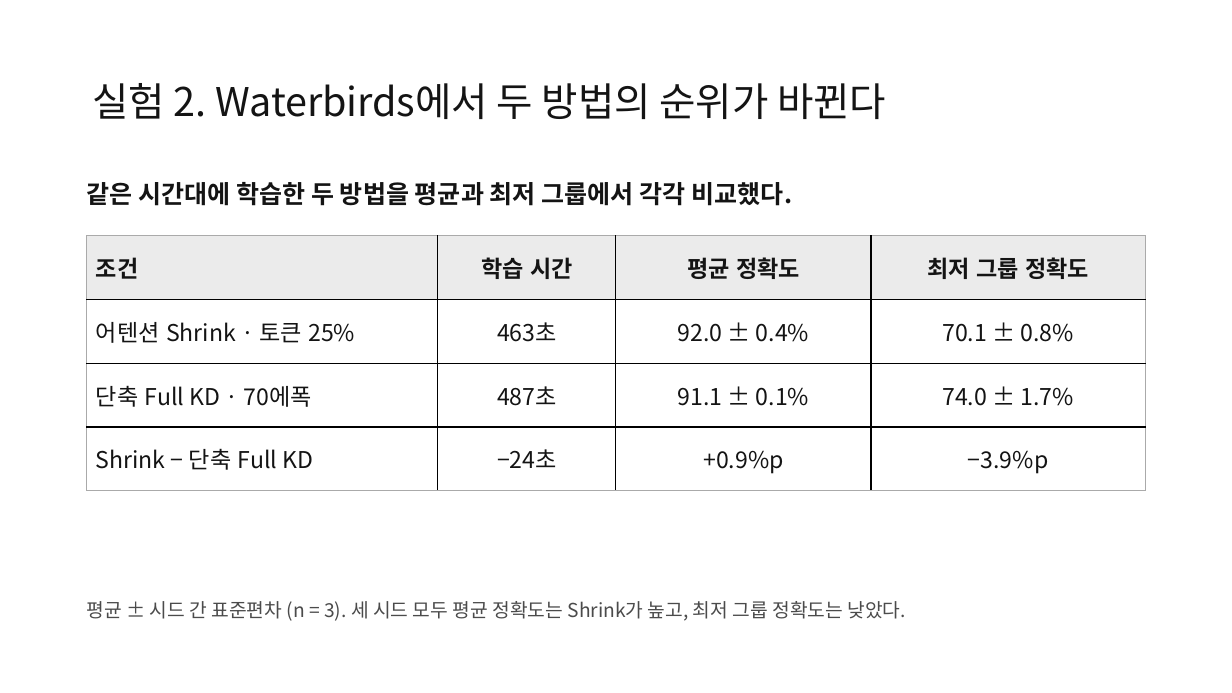
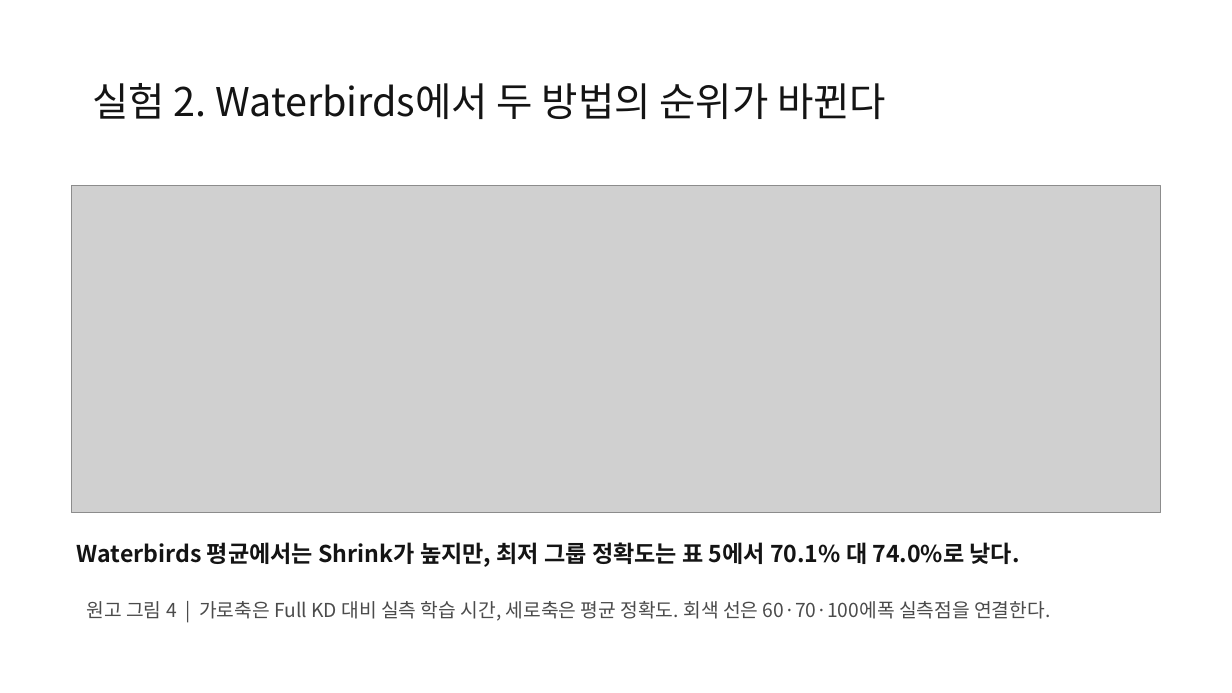
Before and after one commit to jeehoo0507/Efficient-KD-for-Vision, a slide deck: slide 10 of presentations/vision-kd-seminar/EKD-seminar.pptx. Drawn at 1232x693 pixels with LibreOffice and Linux fonts; fonts in the diff are those of the drawing; grey boxes stand for pictures. Boxes give left, top, right and bottom in pixels: in the first picture for what was removed or moved away, otherwise in the second. Text is boxed around its words. In the diff, an @@ line names an element or a change of style, - is before the commit and + after.

```diff
--- a/presentations/vision-kd-seminar/EKD-seminar.pptx
+++ b/presentations/vision-kd-seminar/EKD-seminar.pptx
@@ picture added at [71,186,1161,513] @@
@@ text removed at [87,182,792,206] @@
-같은 시간대에 학습한 두 방법을 평균과 최저 그룹에서 각각 비교했다.
@@ table removed at [87,236,1146,491], 4 rows, 4 columns @@
-조건 | 학습 시간 | 평균 정확도 | 최저 그룹 정확도
-어텐션 Shrink · 토큰 25% | 463초 | 92.0 ± 0.4% | 70.1 ± 0.8%
-단축 Full KD · 70에폭 | 487초 | 91.1 ± 0.1% | 74.0 ± 1.7%
-Shrink − 단축 Full KD | −24초 | +0.9%p | −3.9%p
@@ text added at [77,542,1020,567], 18 pt, text #141414, bold @@
+Waterbirds 평균에서는 Shrink가 높지만, 최저 그룹 정확도는 표 5에서 70.1% 대 74.0%로 낮다.
@@ text at [87,601,1050,621]: text changed @@
-평균 ± 시드 간 표준편차 (n = 3). 세 시드 모두 평균 정확도는 Shrink가 높고, 최저 그룹 정확도는 낮았다.
+원고 그림 4 | 가로축은 Full KD 대비 실측 학습 시간, 세로축은 평균 정확도. 회색 선은 60·70·100에폭 실측점을 연결한다.
```
Also in this commit, not shown: 9 other slides changed, 5 slides added, 5 slides removed, 30 other files.
